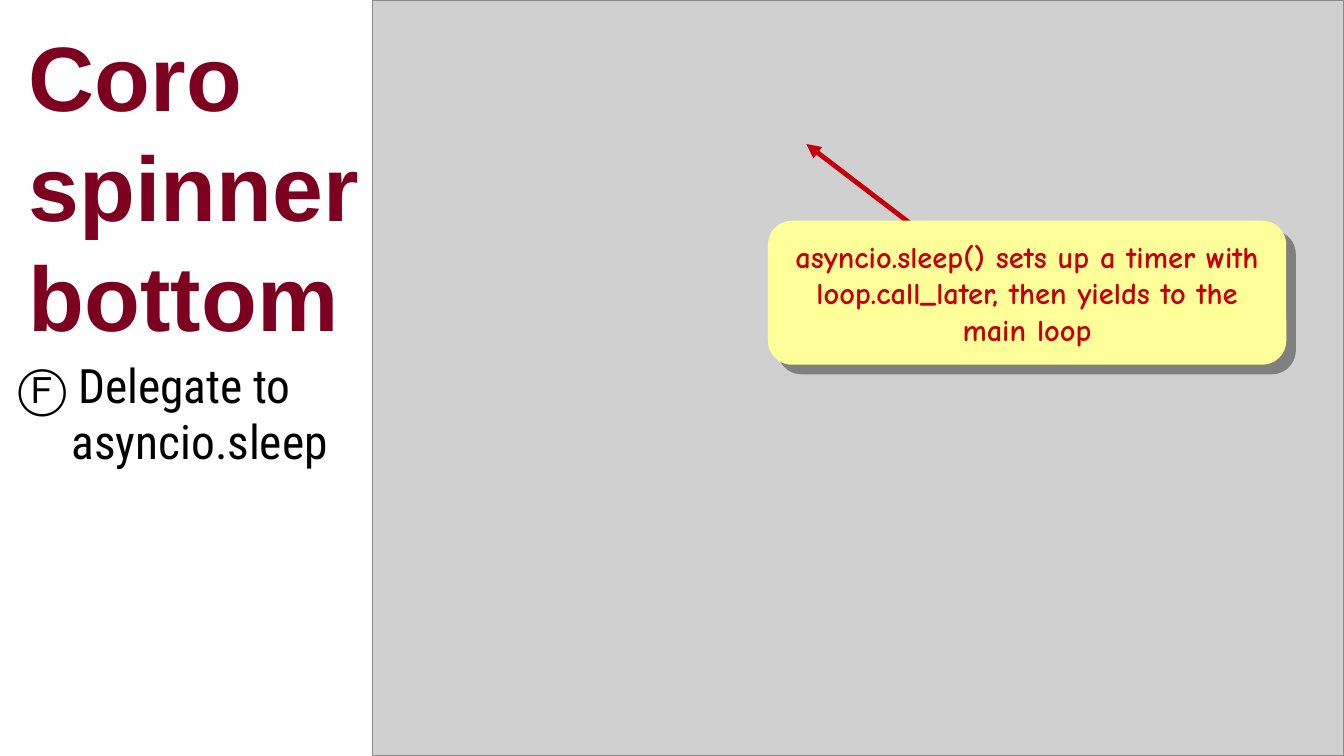
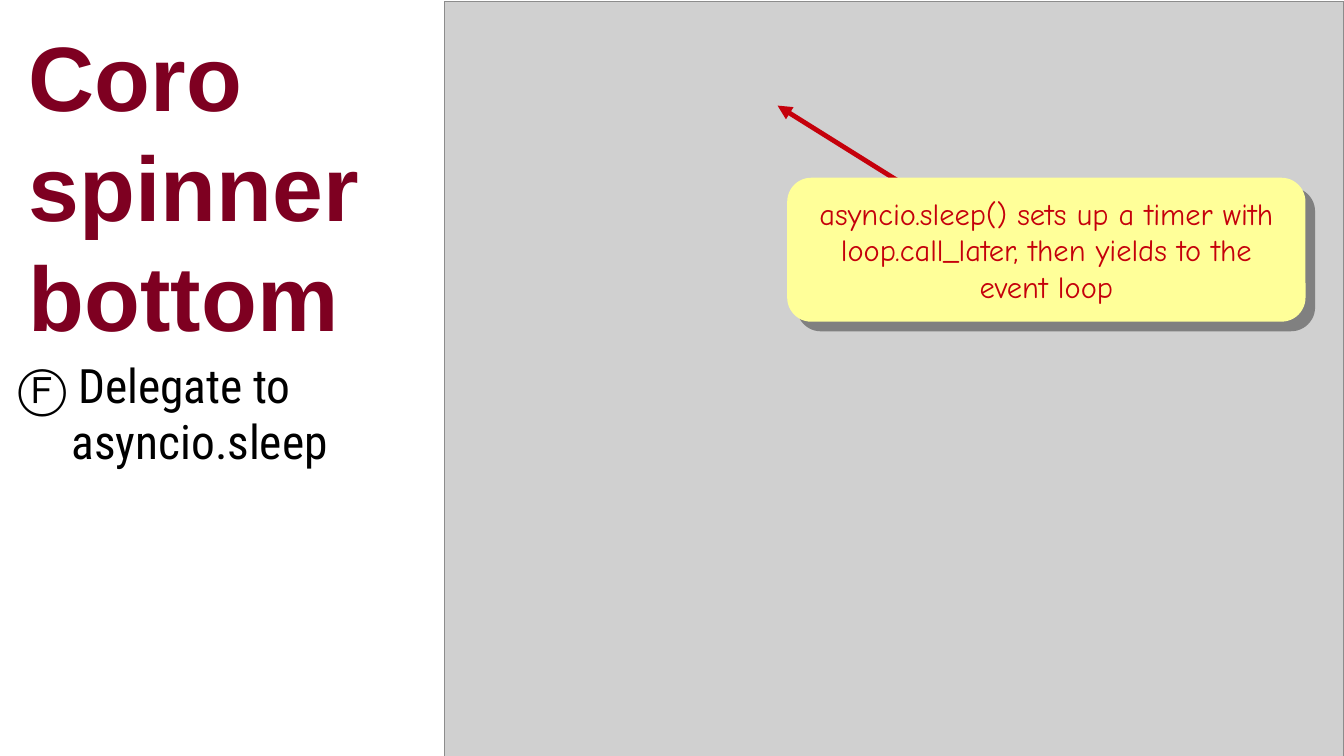
Before and after one commit to ramalho/platespinning, a slide deck: slide 21 of plate-spinning-oscon-eu.odp (slide 23 before the commit). Drawn at 1344x756 pixels with LibreOffice and Linux fonts; fonts in the diff are those of the drawing; grey boxes stand for pictures. Boxes give left, top, right and bottom in pixels: in the first picture for what was removed or moved away, otherwise in the second. Text is boxed around its words. In the diff, an @@ line names an element or a change of style, - is before the commit and + after.

```diff
--- a/plate-spinning-oscon-eu.odp
+++ b/plate-spinning-oscon-eu.odp
@@ picture: place and size @@
-picture at [373,0,1344,756]
+picture at [445,1,1344,756]
@@ arrow moved from (970, 268) - (806, 144) to (1009, 250) - (778, 106) @@
@@ rounded rectangle "asyncio.sleep() sets up a timer ...": place and size @@
-rounded rectangle "asyncio.sleep() sets up a timer ..." at [768,221,1287,365]
+rounded rectangle "asyncio.sleep() sets up a timer ..." at [788,178,1306,322]
@@ text in rounded rectangle at [829,204,1283,304]: text changed; bold off @@
-asyncio.sleep() sets up a timer with loop.call_later, then yields to the main loop
+asyncio.sleep() sets up a timer with loop.call_later, then yields to the event loop
```
Also in this commit, not shown: 29 other slides changed, 1 slide added, 4 slides removed, 13 other files.
